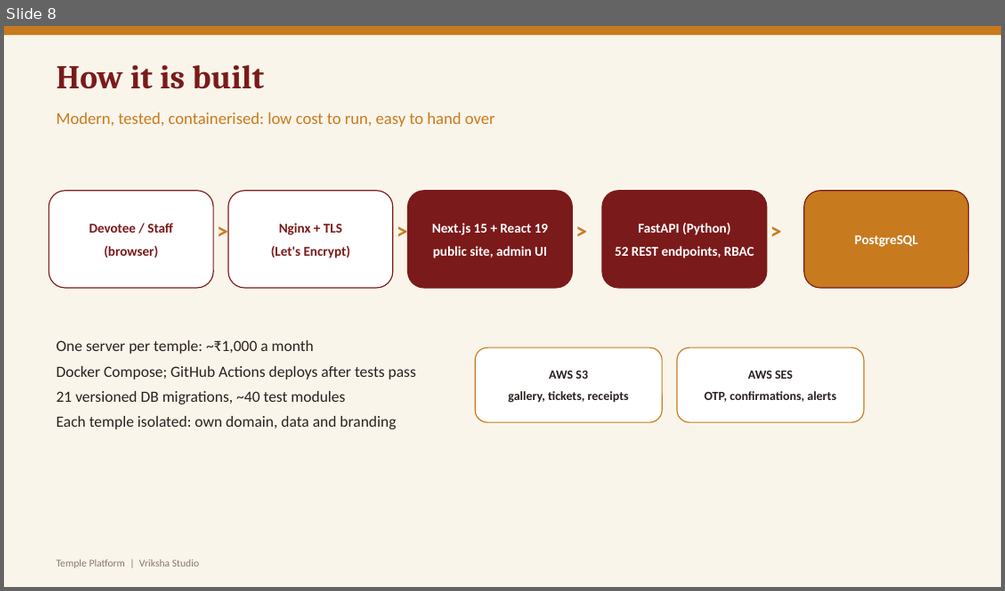
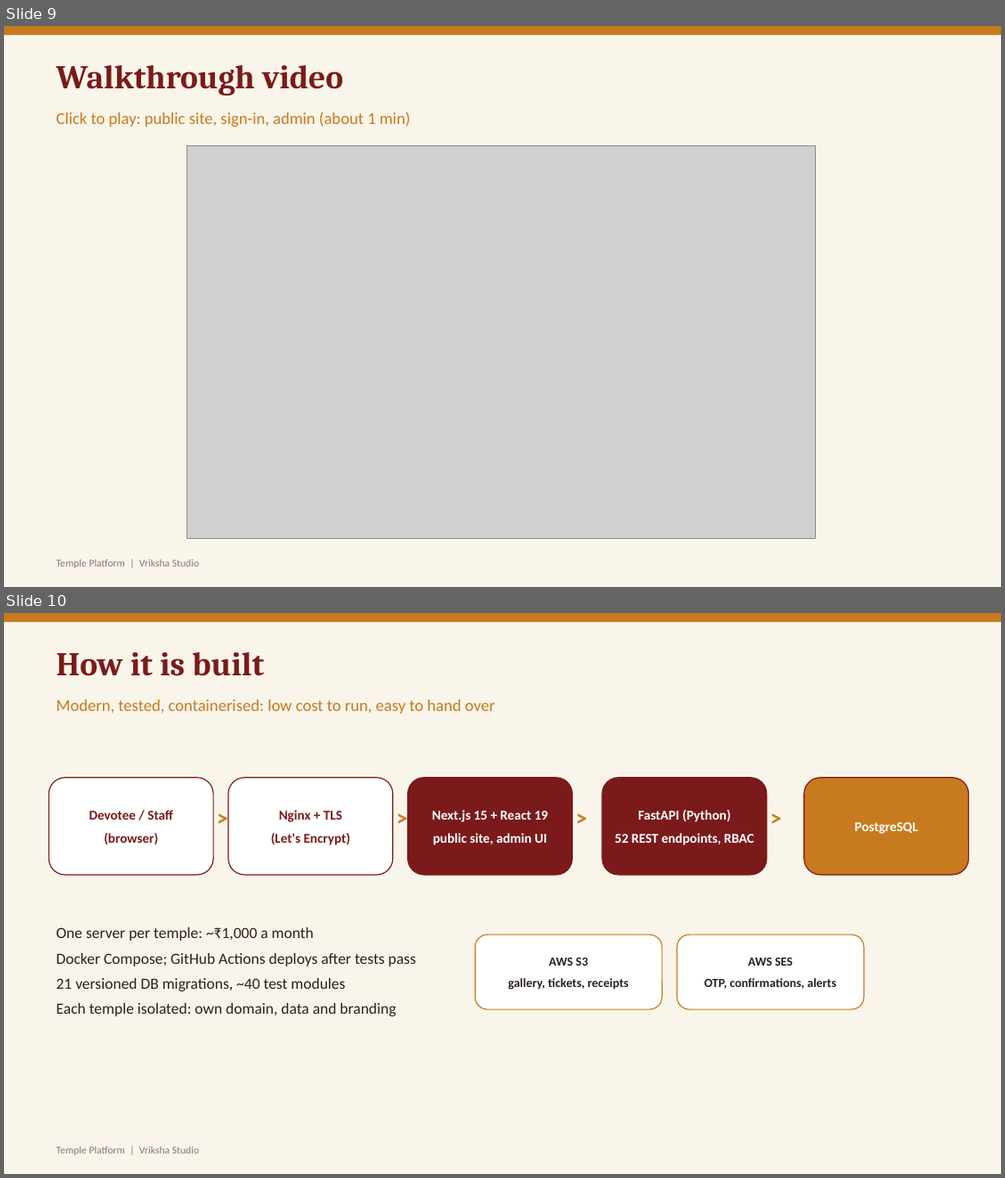
Before and after one commit to Chaithumoorpa/svvd-thorur, a slide deck: docs/pitch/Temple_Platform_Demo.pptx. Shown one above the other, each under a label of ours: slide 8 before the commit, slides 9 and 10 after it. The pictures are 1005x591 and 1005x1178 pixels, drawn with LibreOffice and Linux fonts; fonts in the diff are those of the drawing; grey boxes stand for pictures. Boxes give left, top, right and bottom in pixels: in the first picture for what was removed or moved away, otherwise in the second. Text is boxed around its words. In the diff, an @@ line names an element or a change of style, - is before the commit and + after.

```diff
--- a/docs/pitch/Temple_Platform_Demo.pptx
+++ b/docs/pitch/Temple_Platform_Demo.pptx
@@ slide 9 added at <box>4,26,1001,587</box>, background #FAF5EA @@
@@ rectangle added at <box>4,26,1001,35</box>, fill #C87A1E @@
@@ text added at <box>57,65,343,95</box>, 32 pt, text #7B1A1A, bold @@
+Walkthrough video
@@ text added at <box>57,111,411,127</box>, 16 pt, text #C87A1E @@
+Click to play: public site, sign-in, admin (about 1 min)
@@ picture added at <box>187,145,816,539</box> @@
@@ text added at <box>57,559,199,568</box>, 10 pt, text #887777 @@
+Temple Platform | Vriksha Studio
@@ what was slide 8 is now slide 10 @@
```
Also in this commit, not shown: 1 slide changed, 1 other slide added, 41 other files.
